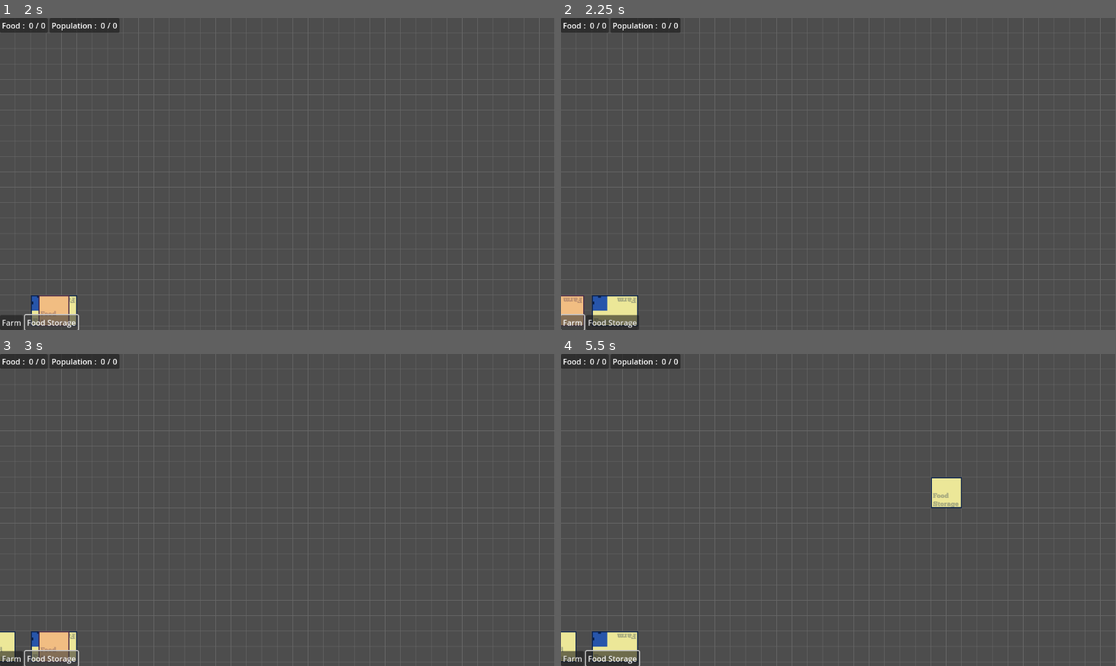
Above: before the commit, frames 1-4 (two rows, left to right).
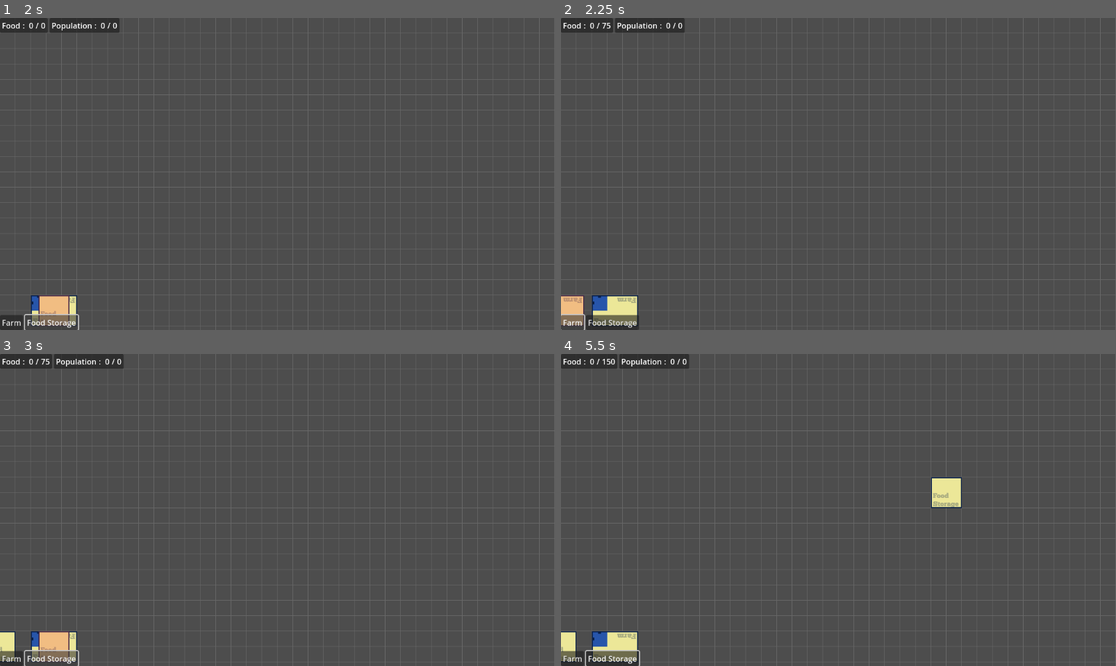
Above: after the commit, the same moments.

Repository: lacedon/western-town-sim
Game: Godot game, scene res://src/screens/game/game.tscn
The game is run twice, just before and just after one commit, with the same random seed, the same clock (stepped at 60 frames per second) and the same inputs.
Inputs (mouse positions are in pixels of both pictures, inside the frame that each line leads up to):
- Up to frame 1 (2 s): click "Farm" at 0.5 s; click "Food Storage" at 1.25 s
- Up to frame 2 (2.25 s): click "Farm" at 2 s
- Up to frame 3 (3 s): click "Food Storage" at 2.75 s
- Up to frame 4 (5.5 s): click "Farm" at 3.5 s; click "Food Storage" at 4.25 s; tap Enter at 5 s; move the mouse to (960, 494) at 5.02 s; click (960, 494) at 5.17 s

Frame 1 is identical in both runs. In frame 2, 0.2% of the frame differs, in the area x 7-23%, y 0-5%; in frame 3, 0.2%; in frame 4, 0.3%, in the area x 7-24%, y 0-5%.

Commit message:
Allow to emit resource change from building functions

Diff:
--- a/resources/resources/building-functions/food-storage.tres
+++ b/resources/resources/building-functions/food-storage.tres
@@ -7,7 +7,7 @@
 [sub_resource type="Resource" id="Resource_soe13"]
 script = ExtResource("1_eqjcw")
 resource = ExtResource("2_dj7q7")
-maxCount = 75
+maxCapacity = 75
 metadata/_custom_type_script = "uid://dhsbh3t65qliu"
 
 [resource]
--- a/src/components/builder/builder.gd
+++ b/src/components/builder/builder.gd
@@ -75,7 +75,7 @@
     floor(eventPosition[coordinateIndex] / tileSize) +
     (0.5 if isOdd.isOdd(buildingSize) else 0.)
   )
-  return tileCoordinate * tileSize if shouldReturnPixels else tileCoordinate
+  return floor(tileCoordinate * tileSize if shouldReturnPixels else tileCoordinate)
 
 func _parseCoordinates(eventPosition: Vector2, shouldReturnPixels = true) -> Vector2:
   return Vector2(
@@ -111,4 +111,5 @@
   buildingContainer.add_child(building)
   if buildingPosition != Vector2.INF:
     building.position = buildingPosition
+  building.building.onBuildingPlaced()
   return building
--- a/src/resource-definition/building-function/miner/miner-resource-definition.gd
+++ b/src/resource-definition/building-function/miner/miner-resource-definition.gd
@@ -6,5 +6,5 @@
 ## The resource to describe
 @export var resource: TownResource
 @export_range(1, 100, 1, "or_greater") var minCountForExport: int = 1
-@export_range(-1, 100, 1, "or_greater") var maxCountForStore: int = 10
+@export_range(-1, 100, 1, "or_greater") var maxCapacityToStore: int = 10
 @export_range(0., 10., 0.25, "or_greater") var resourcesPerTick: float = 0.25
--- a/src/resource-definition/building-function/storage/storage-resource-definition.gd
+++ b/src/resource-definition/building-function/storage/storage-resource-definition.gd
@@ -6,6 +6,6 @@
 ## The resource to describe
 @export var resource: TownResource
 ## Max number of the resources in the storage. -1 for no limit
-@export_range(-1, 100, 1, "or_greater") var maxCount: int = -1
+@export_range(-1, 100, 1, "or_greater") var maxCapacity: int = -1
 ## Default number of resources in building on moment of placing
 @export_range(0, 100, 1, "or_greater") var defaultCount: int = 0
--- a/src/resource-definition/building-function/storage/storage.gd
+++ b/src/resource-definition/building-function/storage/storage.gd
@@ -8,16 +8,16 @@
 
 @export var resources: Array[StorageResourceDefinition] = []
 
-func _ready() -> void:
-  EventEmitter.addEmitter(eventConstants.START_BUILDING, self)
+func onBuildingPlaced(_building: RBuilding) -> void:
+  # TODO: Rework with analog of _ready
+  EventEmitter.addEmitter(eventConstants.UPDATE_RESOURCE_MAX, self)
 
-func _exit_tree() -> void:
-  EventEmitter.removeEmitter(eventConstants.START_BUILDING, self)
-
-func onBuildingPlaced(_building: RBuilding) -> void:
   for resourceDef in resources:
-    self.emit_signal(eventConstants.UPDATE_RESOURCE_MAX, resourceDef.resourceName, resourceDef.maxCapacity)
+    self.emit_signal(eventConstants.UPDATE_RESOURCE_MAX, resourceDef.resource.name, resourceDef.maxCapacity)
 
 func onBuildingDestroyed(_building: RBuilding) -> void:
+  # TODO: Rework with analog of _exit_tree
+  EventEmitter.removeEmitter(eventConstants.UPDATE_RESOURCE_MAX, self)
+
   for resourceDef in resources:
-    self.emit_signal(eventConstants.UPDATE_RESOURCE_MAX, resourceDef.resourceName, -resourceDef.maxCapacity)
+    self.emit_signal(eventConstants.UPDATE_RESOURCE_MAX, resourceDef.resource.name, -resourceDef.maxCapacity)
--- a/src/ui/game/resources/resource.gd
+++ b/src/ui/game/resources/resource.gd
@@ -10,6 +10,7 @@
 @export var currentValue: int = 0
 @export var maxValue: int = 0
 @export var shouldShowMax: bool = true
+@export var resource: TownResource
 
 func _ready() -> void:
   _updateView()
--- a/src/ui/game/resources/resources.gd
+++ b/src/ui/game/resources/resources.gd
@@ -5,6 +5,11 @@
 
 @onready var resourceFood: GameUIResource = $ResourceFood
 @onready var resourceCapacity: GameUIResource = $ResourceCapacity
+
+@onready var resourceNodes: Array[GameUIResource] = [
+  resourceFood,
+  resourceCapacity
+]
 
 func _ready() -> void:
   EventEmitter.addListener(eventConstants.UPDATE_RESOURCE, updateResource)
@@ -15,13 +20,13 @@
   EventEmitter.removeListener(eventConstants.UPDATE_RESOURCE_MAX, updateMaxResource)
 
 func updateResource(resourceName: String, value: int) -> void:
-  ## TODO: Rework it not to work with magic strings
-  match resourceName:
-    'food': resourceFood.changeValue(value)
-    'capacity': resourceCapacity.changeValue(value)
+  for resourceNode in resourceNodes:
+    if resourceNode.resource.name == resourceName:
+      resourceNode.changeValue(value)
+      return
 
 func updateMaxResource(resourceName: String, maxValue: int) -> void:
-  ## TODO: Rework it not to work with magic strings
-  match resourceName:
-    'food': resourceFood.changeMaxValue(maxValue)
-    'capacity': resourceCapacity.changeMaxValue(maxValue)
+  for resourceNode in resourceNodes:
+    if resourceNode.resource.name == resourceName:
+      resourceNode.changeMaxValue(maxValue)
+      return
--- a/src/ui/game/resources/resources.tscn
+++ b/src/ui/game/resources/resources.tscn
@@ -1,7 +1,9 @@
-[gd_scene load_steps=3 format=3 uid="uid://c2nb876rxooiu"]
+[gd_scene load_steps=5 format=3 uid="uid://c2nb876rxooiu"]
 
 [ext_resource type="Script" uid="uid://c1a1rosn2woda" path="res://src/ui/game/resources/resources.gd" id="1_5c0t5"]
 [ext_resource type="PackedScene" uid="uid://c8brnah61hyls" path="res://src/ui/game/resources/resource.tscn" id="2_mkv1l"]
+[ext_resource type="Resource" uid="uid://c250lub3odcso" path="res://resources/resources/town-resources/food.tres" id="3_f8ao3"]
+[ext_resource type="Resource" uid="uid://cja3uu5svb7du" path="res://resources/resources/town-resources/person-capacity.tres" id="4_2m4sc"]
 
 [node name="Resources" type="HBoxContainer"]
 offset_right = 268.0
@@ -11,7 +13,9 @@
 [node name="ResourceFood" parent="." instance=ExtResource("2_mkv1l")]
 layout_mode = 2
 label = "Food"
+resource = ExtResource("3_f8ao3")
 
 [node name="ResourceCapacity" parent="." instance=ExtResource("2_mkv1l")]
 layout_mode = 2
 label = "Population"
+resource = ExtResource("4_2m4sc")
